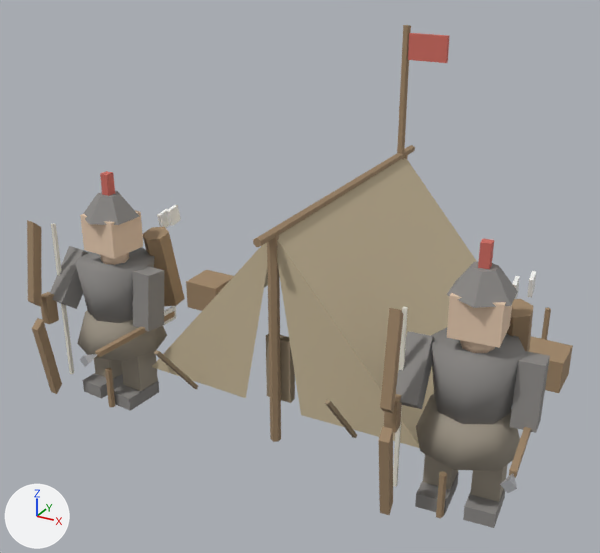
An edit to the glTF model SanguoSLG.Game/assets/models/troop-supply.glb, drawn before and after from the same camera.
Rendered twice from a 50 mm camera at (0.399, -0.84, 0.539) aimed at (-0.02, -0.077, 0.158). Arrows for +X, +Y and +Z are at lower left; the lights stay in place. The older version comes first. Where no turn or scale is listed for an object, it has been applied to the vertices. Vertices at exactly the same position are counted once.

In view in the first picture: 'camp_archer_l_body', 'camp_archer_l_skirt', 'camp_archer_r_arm_l', 'camp_archer_r_arm_r', 'camp_archer_r_body', 'camp_archer_r_head', 'camp_archer_r_helmet', 'camp_archer_r_skirt', 'supply_tent_canvas_right', 'supply_tent_front_flap_left', 'supply_tent_front_flap_right', 'supply_tent_pole_front' and 47 more.
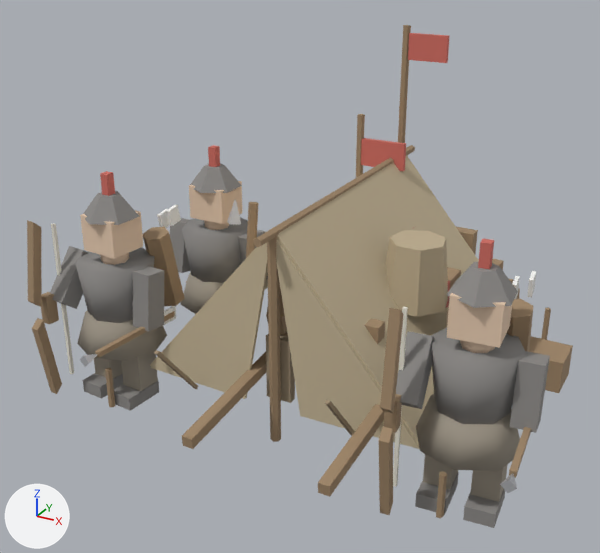
ob_state_move is not drawn itself; it is the parent of ob_move_guard_body, ob_supply_cart.

The change, as a list of edits to the scene's bpy script:
```text
Change me_supply_tent_canvas_right_mesh:
    used by ob_supply_tent_canvas_right; location = (0.0, 0.0, 0.0)
    remove me_supply_tent_canvas_right_mesh.from_pydata(...)  # 4 vertices, 2 faces; spans x 0.0..0.17, y -0.17..0.17, z 0.045..0.245
    add me_supply_tent_canvas_right_mesh.from_pydata(...)  # 8 vertices, 12 faces; spans x -0.002..0.172, y -0.17..0.17, z 0.043..0.247
    me_supply_tent_canvas_right_mesh part 1: the whole mesh is rebuilt
Change ob_state_move:
    ob_state_move.scale: (0.001, 0.001, 0.001) -> (1.0, 1.0, 1.0)
```

Where the change shows, as pixel boxes (x1, y1, x2, y2) in the pictures (600 x 553 px):
'supply_tent_canvas_right', reshaped
    before: (278, 158, 477, 444)
    after: (277, 155, 479, 444)
'supply_sack_1', rescaled (not visible before)
    after: (385, 230, 448, 317)
'move_guard_body', rescaled (not visible before)
    after: (182, 217, 248, 283)
'supply_cart_pull_L', rescaled (not visible before)
    after: (182, 332, 288, 449)
'supply_cart_pull_R', rescaled (not visible before)
    after: (318, 404, 384, 497)
'move_guard_head', rescaled (not visible before)
    after: (189, 181, 242, 224)
'supply_cart_flag', rescaled (not visible before)
    after: (361, 138, 406, 171)
'move_guard_helmet', rescaled (not visible before)
    after: (190, 163, 242, 193)
'move_guard_skirt', rescaled (not visible before)
    after: (181, 272, 223, 314)
'move_guard_arm_l', rescaled (not visible before)
    after: (170, 218, 190, 273)
'move_guard_spear', rescaled (not visible before)
    after: (246, 202, 258, 258)
'supply_cart_flag_pole', rescaled (not visible before)
    after: (356, 114, 365, 178)
'supply_cart_front_panel', rescaled (not visible before)
    after: (365, 318, 385, 344)
'supply_cart_rear_panel', rescaled (not visible before)
    after: (456, 227, 478, 254)
'move_guard_plume', rescaled (not visible before)
    after: (208, 145, 220, 167)
'move_guard_arm_r', rescaled (not visible before)
    after: (238, 230, 268, 280)
'move_guard_spear_tip', rescaled (not visible before)
    after: (227, 200, 241, 224)
'supply_crate_1', rescaled (not visible before)
    after: (447, 267, 461, 300)
'move_guard_neck', rescaled (not visible before)
    after: (204, 220, 229, 230)
'supply_cart_wheel_L', rescaled (not visible before)
    after: (266, 282, 287, 335)
'supply_cart_rail_R', rescaled (not visible before)
    after: (446, 258, 504, 327)
'supply_cart_rail_L', rescaled (not visible before)
    after: (280, 289, 285, 317)
'supply_crate_band_1', rescaled (not visible before)
    after: (446, 281, 450, 308)
'supply_cart_wheel_R', rescaled (not visible before)
    after: (509, 279, 520, 299)
